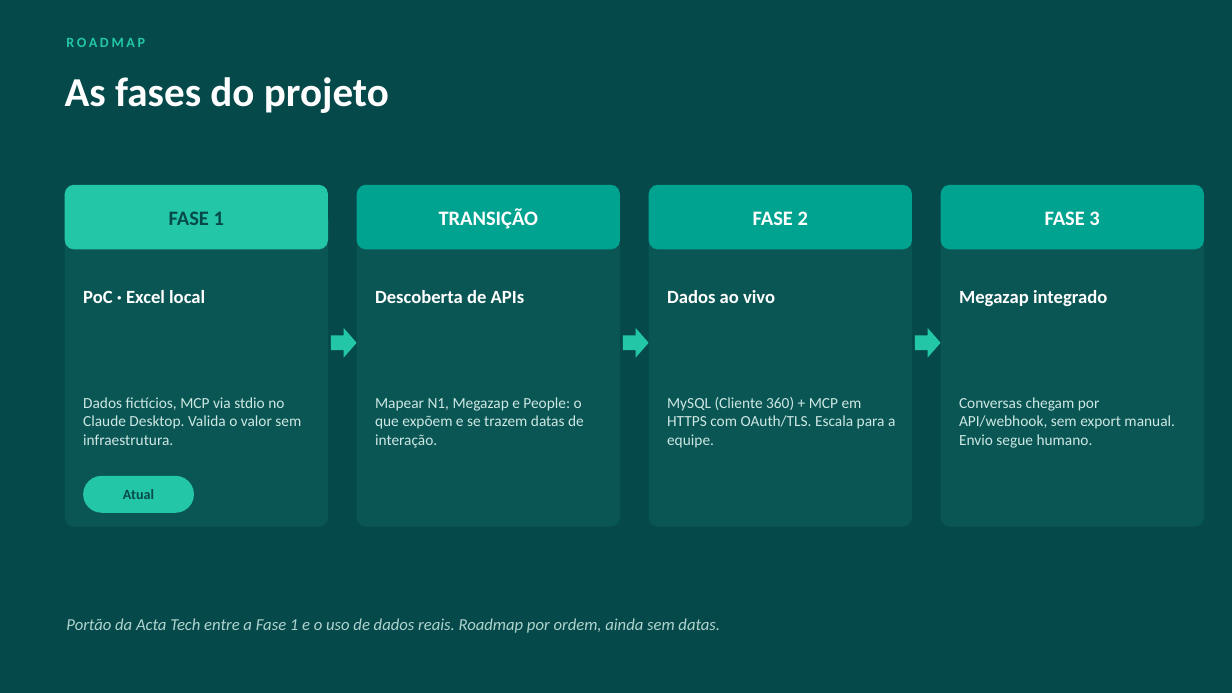
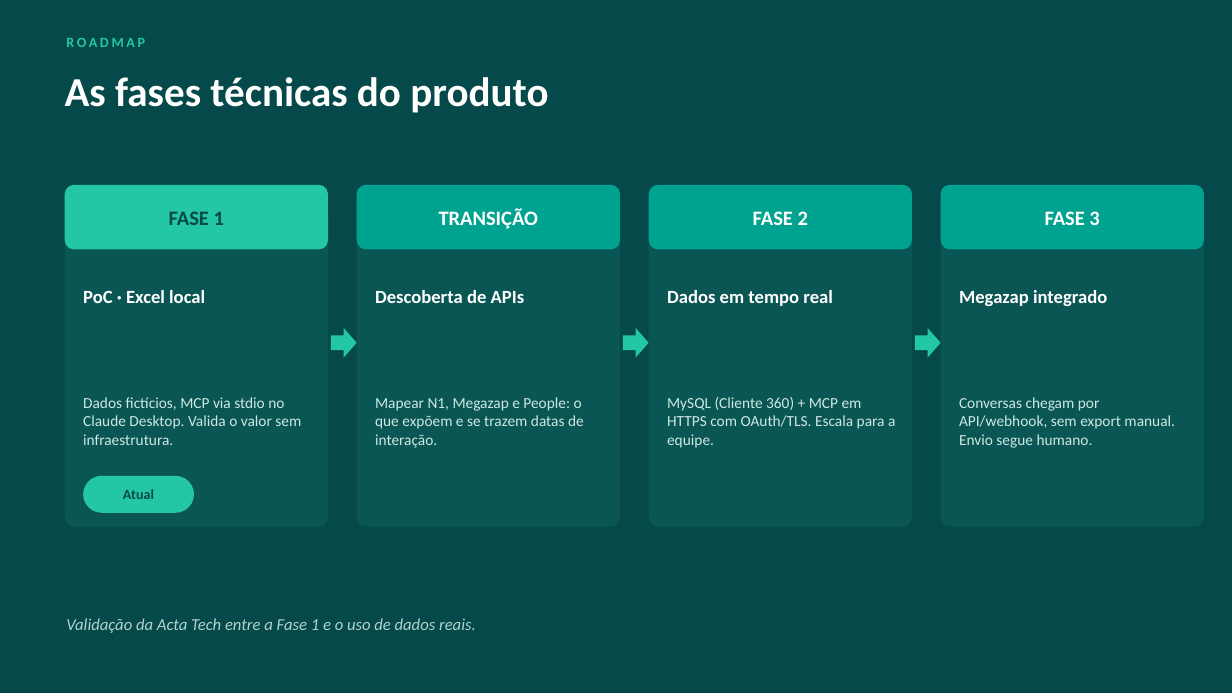
Before and after one commit to igorcamposdeborba/agente-ia-atendimento, a slide deck: slide 16 of 2-sistema-de-atendimento/planejamento/Millenium-Agente-IA.pptx (slide 15 before the commit). Drawn at 1232x693 pixels with LibreOffice and Linux fonts; fonts in the diff are those of the drawing. Boxes give left, top, right and bottom in pixels: in the first picture for what was removed or moved away, otherwise in the second. Text is boxed around its words. In the diff, an @@ line names an element or a change of style, - is before the commit and + after.

```diff
--- a/2-sistema-de-atendimento/planejamento/Millenium-Agente-IA.pptx
+++ b/2-sistema-de-atendimento/planejamento/Millenium-Agente-IA.pptx
@@ text at box(65, 77, 548, 113): text changed @@
-As fases do projeto
+As fases técnicas do produto
@@ text at box(667, 290, 833, 306): text changed @@
-Dados ao vivo
+Dados em tempo real
@@ text at box(66, 618, 476, 633): text changed @@
-Portão da Acta Tech entre a Fase 1 e o uso de dados reais. Roadmap por ordem, ainda sem datas.
+Validação da Acta Tech entre a Fase 1 e o uso de dados reais.
```
Also in this commit, not shown: 15 other slides changed, 3 slides added, 1 slide removed, 14 other files.
